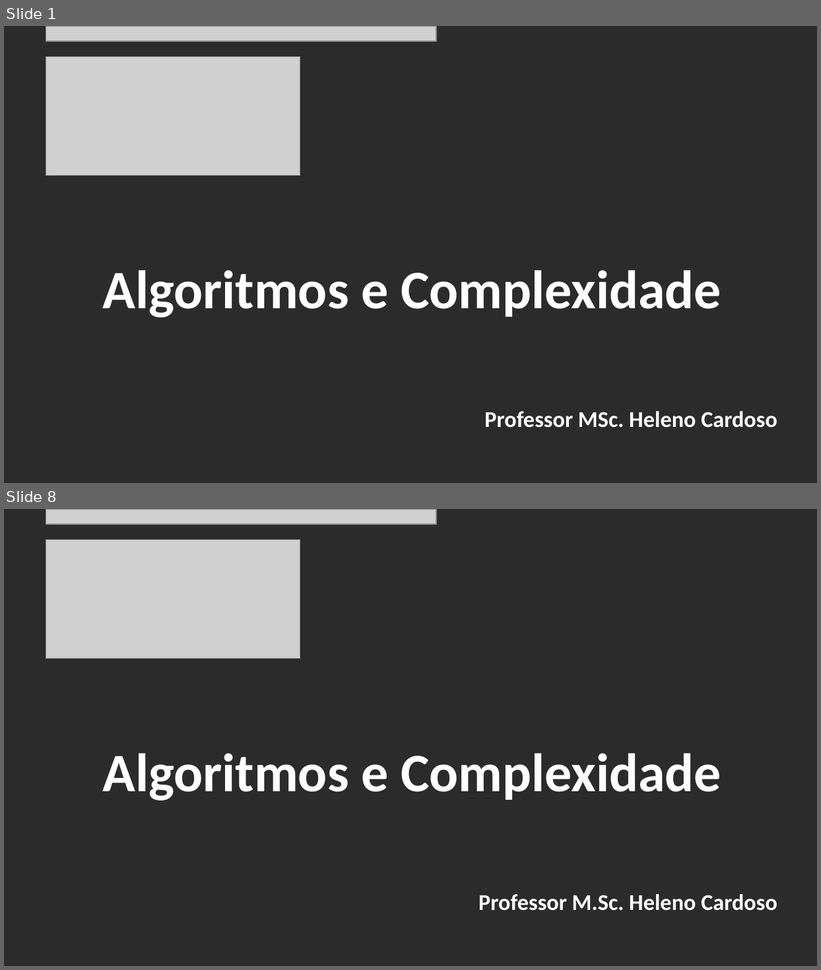
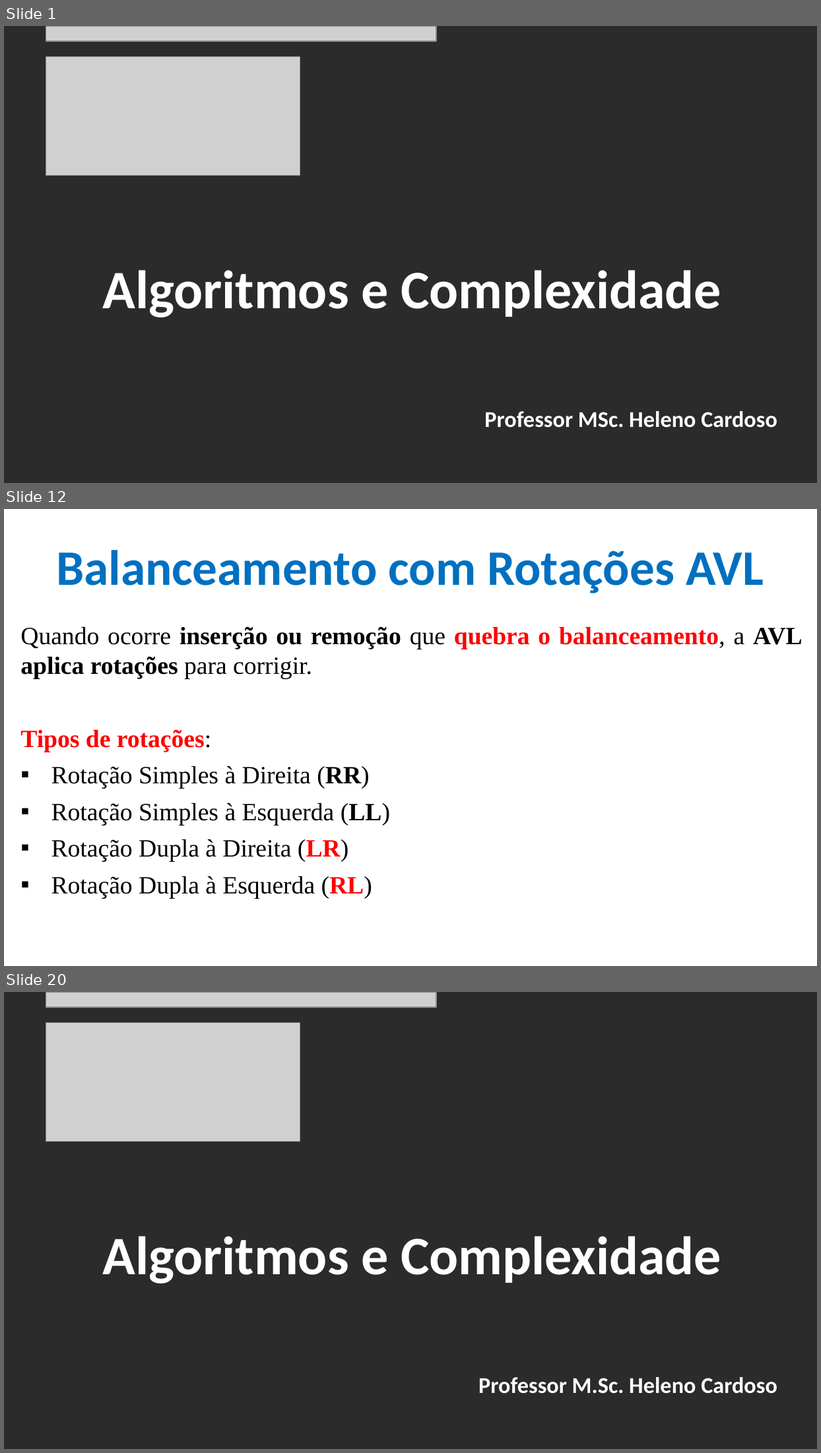
Before and after one commit to CloudEducationBrazil/WydenAlgoritmosEComplexidade, a slide deck: 01 Classes/Aula 06 - Algoritmos e Complexidade - Árvore Binária e AVL.pptx. Shown one above the other, each under a label of ours: slides 1 and 8 before the commit, slides 1, 12 and 20 after it; the slides between them are not shown. The pictures are 821x970 and 821x1453 pixels, drawn with LibreOffice and Linux fonts; fonts in the diff are those of the drawing; grey boxes stand for pictures; background and template pictures are left out; a plain dark background stands for a picture behind light text. Boxes give left, top, right and bottom in pixels: in the first picture for what was removed or moved away, otherwise in the second. Text is boxed around its words. In the diff, an @@ line names an element or a change of style, - is before the commit and + after.

```diff
--- a/01 Classes/Aula 06 - Algoritmos e Complexidade - Árvore Binária e AVL.pptx
+++ b/01 Classes/Aula 06 - Algoritmos e Complexidade - Árvore Binária e AVL.pptx
@@ slide 12 added at (4, 509, 817, 966), background picture (left out) @@
@@ title added at (56, 550, 764, 593), 44 pt, text #0070C0, bold @@
+Balanceamento com Rotações AVL
@@ text added at (20, 626, 802, 899), 22 pt, text #000000 @@
+Quando ocorre inserção ou remoção que quebra o balanceamento, a AVL aplica rotações para corrigir.
+Tipos de rotações:
+▪ Rotação Simples à Direita (RR)
+▪ Rotação Simples à Esquerda (LL)
+▪ Rotação Dupla à Direita (LR)
+▪ Rotação Dupla à Esquerda (RL)
@@ what was slide 8 is now slide 20 @@
```
Also in this commit, not shown: 6 slides changed, 11 other slides added, 5 other files.
